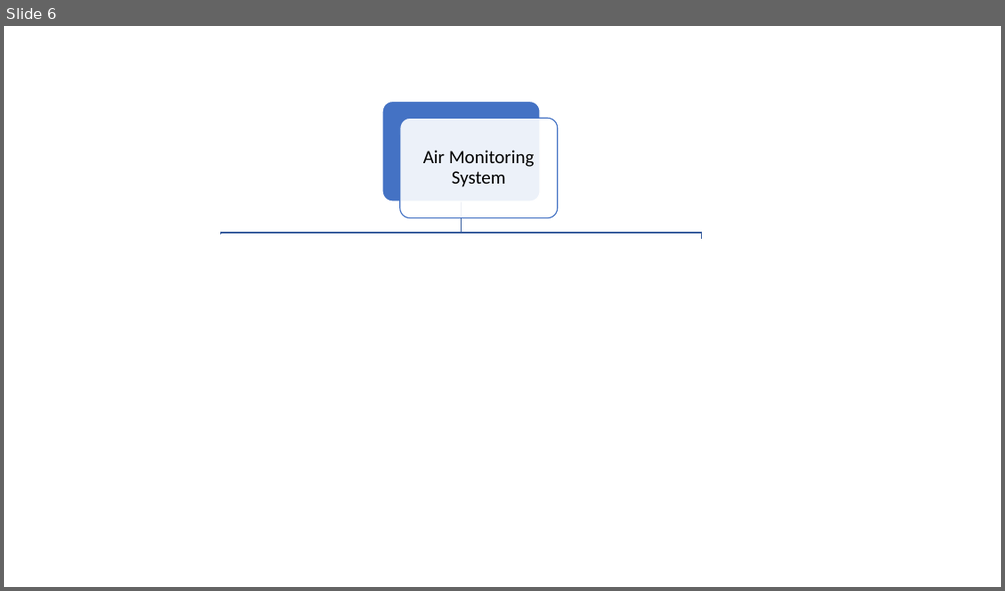
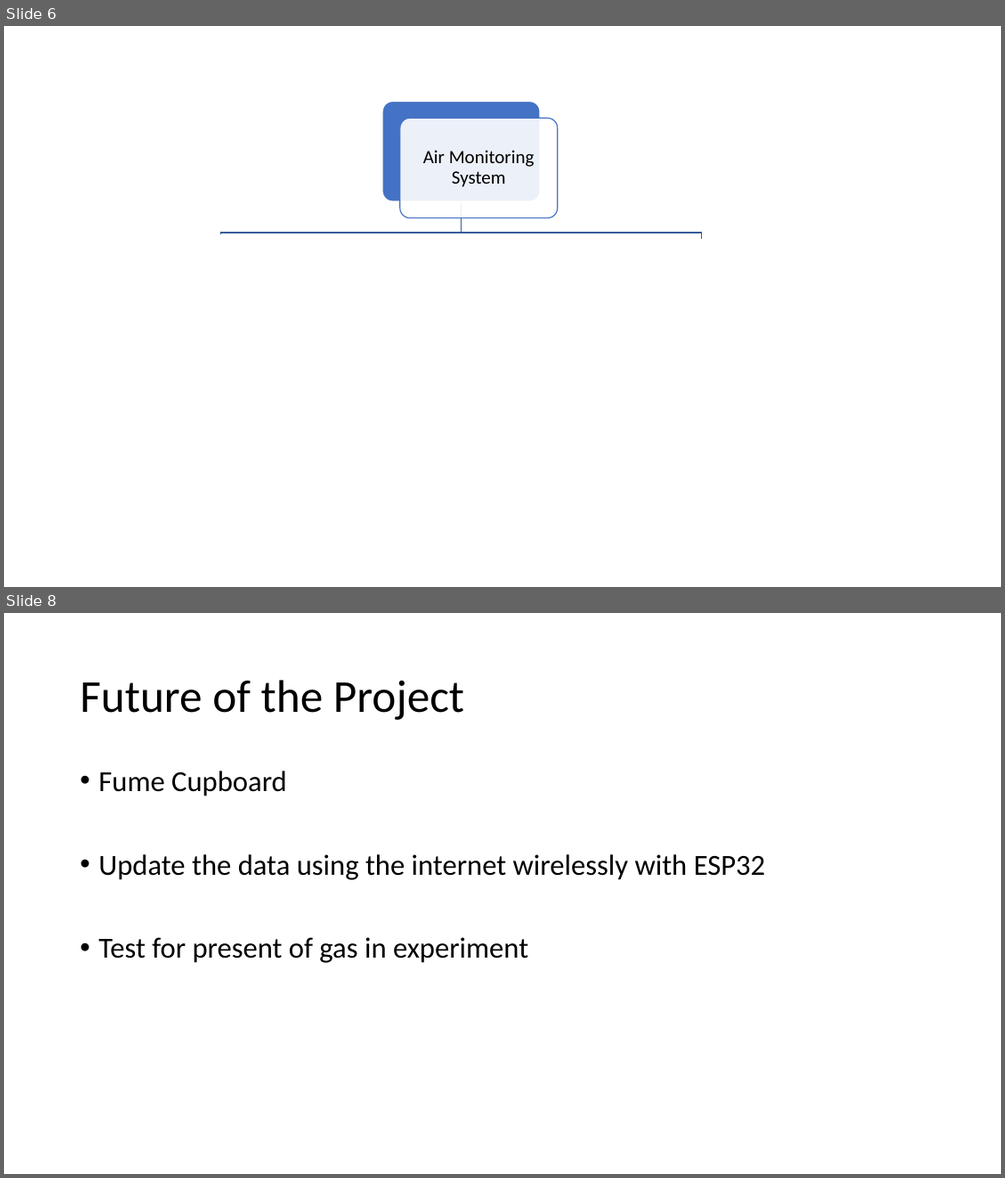
Before and after one commit to Danielc3388/AirMonitor, a slide deck: Presentation of proposal.pptx. Shown one above the other, each under a label of ours: slide 6 before the commit, slides 6 and 8 after it; the slides between them are not shown. The pictures are 1005x591 and 1005x1178 pixels, drawn with LibreOffice and Linux fonts; fonts in the diff are those of the drawing. Boxes give left, top, right and bottom in pixels: in the first picture for what was removed or moved away, otherwise in the second. Text is boxed around its words. In the diff, an @@ line names an element or a change of style, - is before the commit and + after.

```diff
--- a/Presentation of proposal.pptx
+++ b/Presentation of proposal.pptx
@@ slide 8 added at <box>4,613,1001,1174</box>, background #FFFFFF @@
@@ title added at <box>80,680,464,720</box>, 44 pt, text #000000 @@
+Future of the Project
@@ text added at <box>98,771,766,963</box>, 28 pt, text #000000 @@
+• Fume Cupboard
+• Update the data using the internet wirelessly with ESP32
+• Test for present of gas in experiment
```
Also in this commit, not shown: 2 slides changed.
